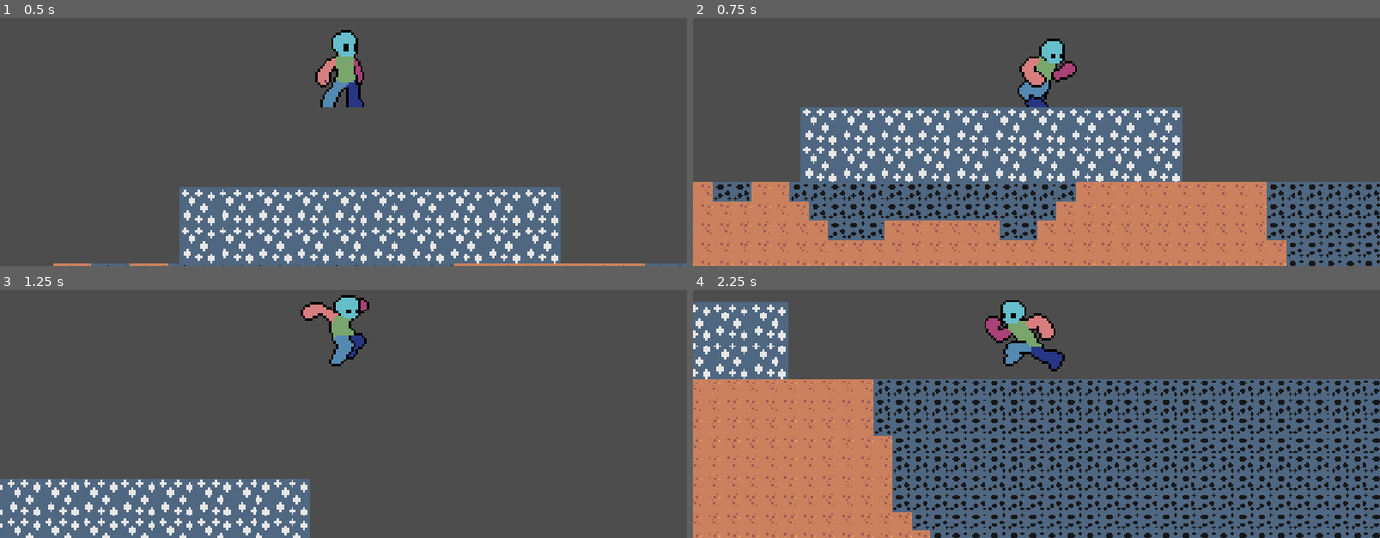
Above: before the commit, frames 1-4 (two rows, left to right).
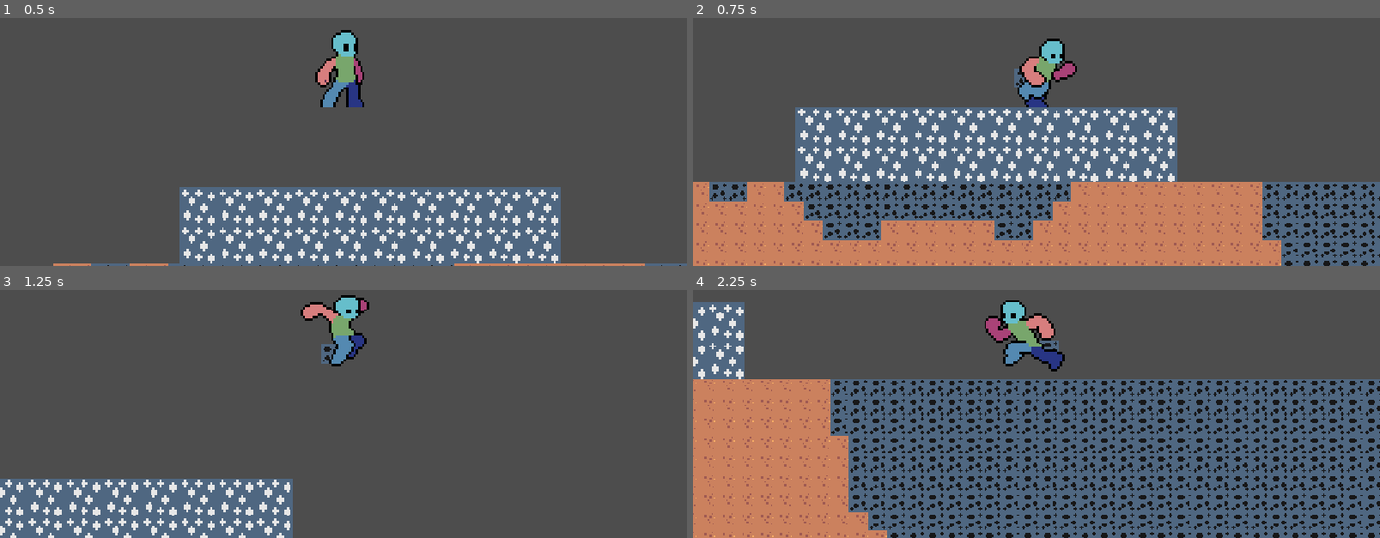
Above: after the commit, the same moments.

Repository: Slime-x/Treasure-Hunt
Game: Godot game, scene res://scenes/game.tscn
The game is run twice, just before and just after one commit, with the same random seed, the same clock (stepped at 60 frames per second) and the same inputs.
Inputs (mouse positions are in pixels of both pictures, inside the frame that each line leads up to):
- Up to frame 1 (0.5 s): no input
- Up to frame 2 (0.75 s): tap Enter at 0.5 s; move the mouse to (1187, 52) at 0.52 s; hold D (right) from 0.53 s (still down); tap Alt at 0.6 s; click (1187, 52) at 0.67 s
- Up to frame 3 (1.25 s): keep holding D (right); tap Space (jump) at 0.77 s
- Up to frame 4 (2.25 s): move the mouse to (899, 364) at 1.27 s; tap Shift at 1.35 s; click (899, 364) at 1.42 s; tap Space (jump) at 1.52 s; move the mouse to (outside the picture) at 2.02 s; release D (right) at 2.03 s; hold A (left) from 2.03 s (still down); tap Alt at 2.1 s; click (outside the picture) at 2.17 s

Frame 1 is identical in both runs. In frame 2, 14% of the frame differs, in the area x 0-100%, y 20-100%; in frame 3, 4.4%; in frame 4, 26%, in the area x 0-100%, y 4-100%.

Commit message:
Started making a new way to dig
The player will only be able to pick one (or maybe a bit more) tile up at a time and have to place them somewhere else

Diff:
--- a/scripts/player.gd
+++ b/scripts/player.gd
@@ -4,7 +4,7 @@
 const SPEED = 300.0
 const JUMP_VELOCITY = -400.0
 var is_jumping = false
-
+var direction = 1
 
 func _physics_process(delta: float) -> void:
 	# Add the gravity.
@@ -22,7 +22,7 @@
 
 	# Get the input direction and handle the movement/deceleration.
 	# As good practice, you should replace UI actions with custom gameplay actions.
-	var direction := Input.get_axis("left", "right")
+	direction = Input.get_axis("left", "right")
 
 	if direction < 0:
 		$animation.flip_h = true
--- a/scripts/tile_map_layer.gd
+++ b/scripts/tile_map_layer.gd
@@ -1,10 +1,22 @@
 extends TileMapLayer
-
-
+@onready var player = get_tree().current_scene.get_node("player")
+var block_picked_up = false
+var tile
 # Called when the node enters the scene tree for the first time.
 func _input(event):
 	if event is InputEventMouseButton:
-		if event.button_index == MOUSE_BUTTON_LEFT and event.pressed:
+		if event.button_index == MOUSE_BUTTON_LEFT and event.pressed and block_picked_up == false:
 			print("CLICK")
-			var tile = local_to_map(get_global_mouse_position())
-			erase_cell(tile)
+			tile = local_to_map(get_global_mouse_position())
+			block_picked_up = true
+func _process(_delta):
+	if block_picked_up == true:
+		var player_tile = local_to_map(player.global_position)
+		var new_tile = tile
+		if player.direction > 0:
+			new_tile = player_tile + Vector2i(-1,0)
+		elif player.direction < 0:
+			new_tile = player_tile + Vector2i(1,0)
+		erase_cell(tile)
+		set_cell(new_tile, 0, Vector2i(0,0))
+		tile = new_tile
Not shown, added: scenes/game.tscn24279078999.tmp
Not shown, added: scenes/game.tscn24284097785.tmp
